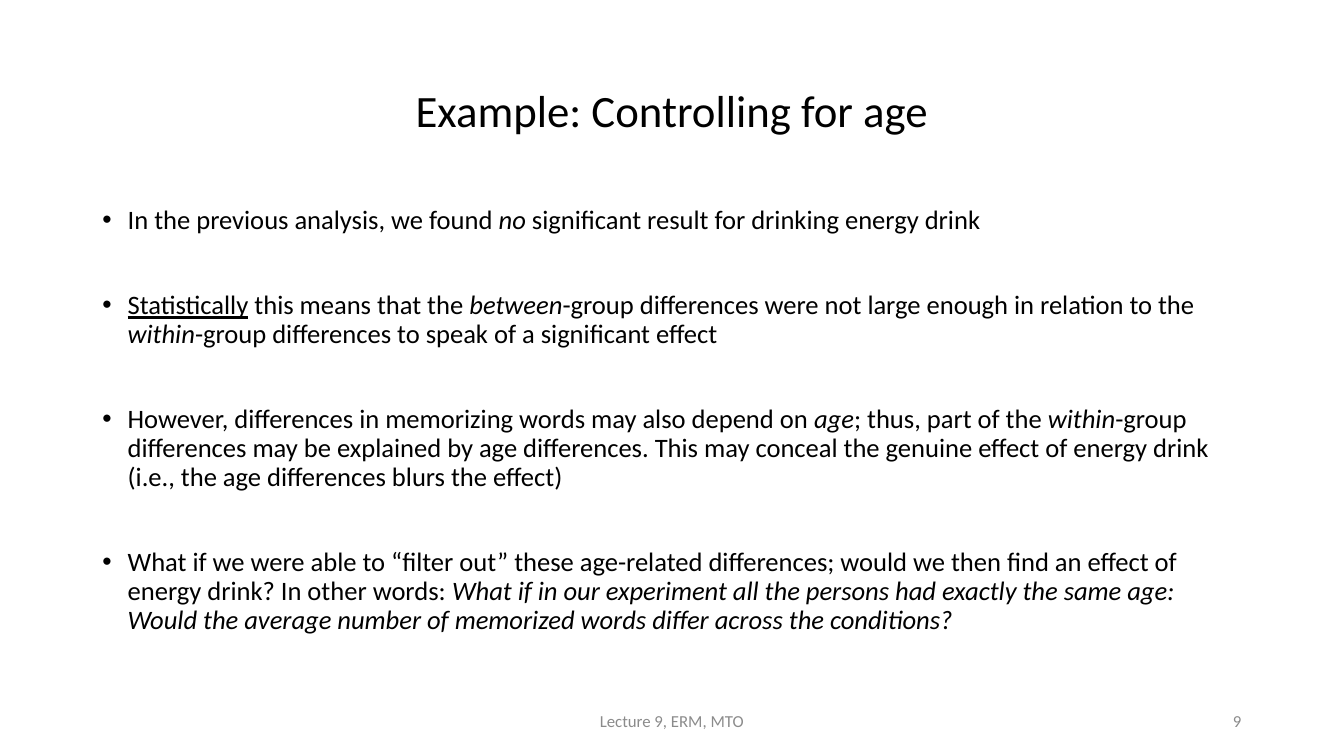
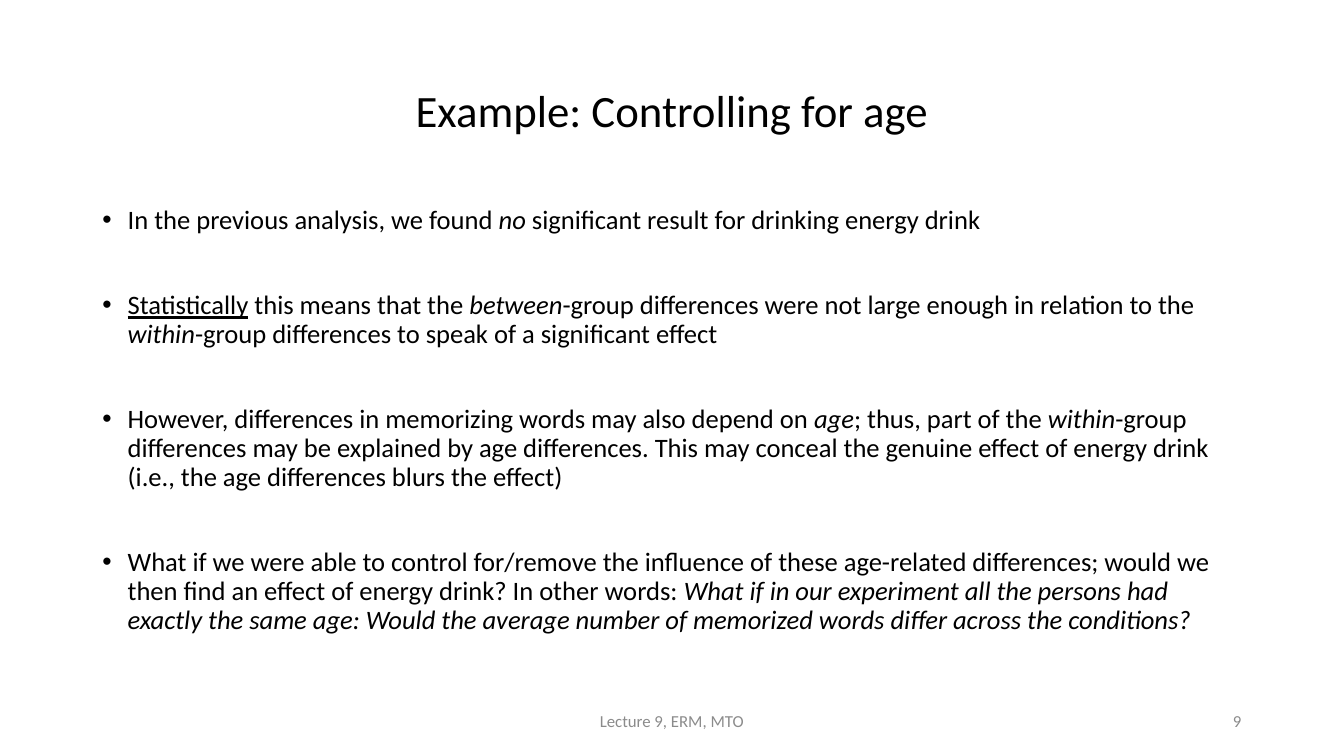
Before and after one commit to cjvanlissa/erm, a slide deck: slide 9 of HC09/HC9_EN.pptx. Drawn at 1344x756 pixels with LibreOffice and Linux fonts; fonts in the diff are those of the drawing. Boxes give left, top, right and bottom in pixels: in the first picture for what was removed or moved away, otherwise in the second. Text is boxed around its words. In the diff, an @@ line names an element or a change of style, - is before the commit and + after.

```diff
--- a/HC09/HC9_EN.pptx
+++ b/HC09/HC9_EN.pptx
@@ text at [128, 552, 1209, 634]: text changed; italic off @@
-• What if we were able to “filter out” these age-related differences; would we then find an effect of energy drink? In other words: What if in our experiment all the persons had exactly the same age: Would the average number of memorized words differ across the conditions?
+• What if we were able to control for/remove the influence of these age-related differences; would we then find an effect of energy drink? In other words: What if in our experiment all the persons had exactly the same age: Would the average number of memorized words differ across the conditions?
```
Also in this commit, not shown: 5 other slides changed, 1 other file.
